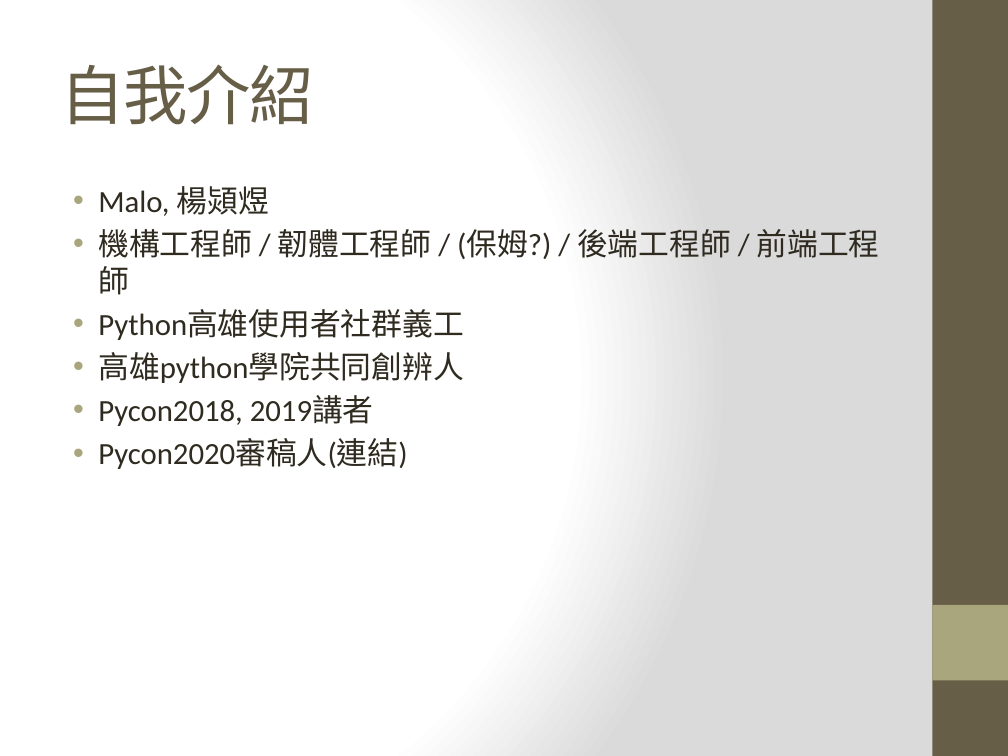
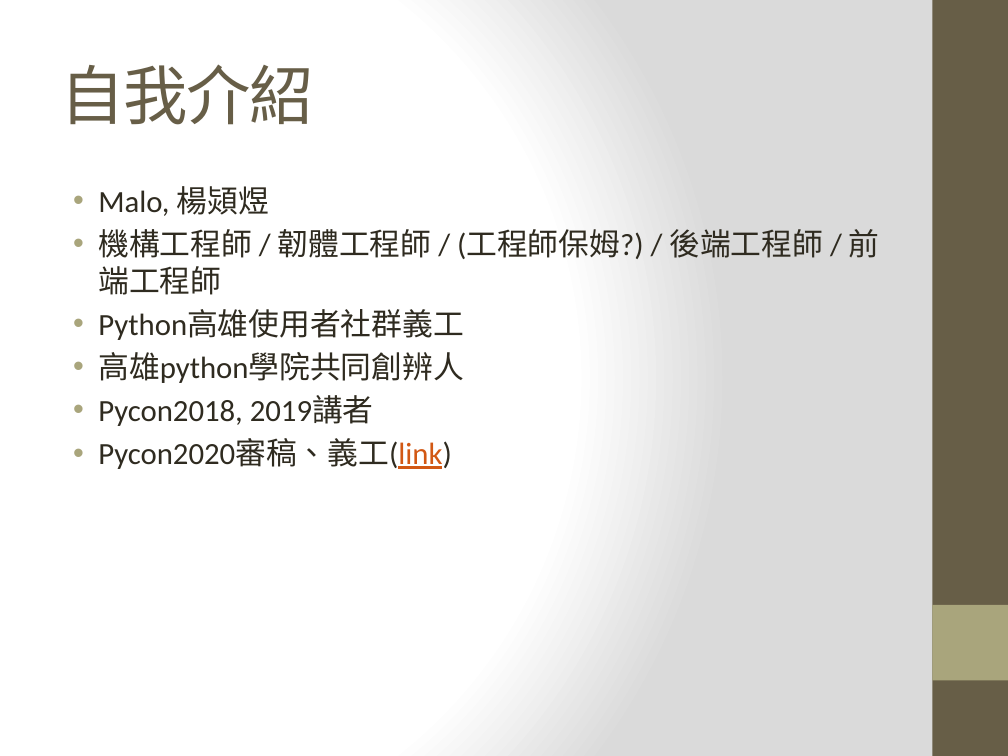
Before and after one commit to maloyang/NKUST_20200423, a slide deck: slide 2 of L1/L1.pptx. Drawn at 1008x756 pixels with LibreOffice and Linux fonts; fonts in the diff are those of the drawing. Boxes give left, top, right and bottom in pixels: in the first picture for what was removed or moved away, otherwise in the second. Text is boxed around its words. In the diff, an @@ line names an element or a change of style, - is before the commit and + after.

```diff
--- a/L1/L1.pptx
+++ b/L1/L1.pptx
@@ text at (x1=98, y1=229, x2=880, y2=295): text changed @@
-• 機構工程師 / 韌體工程師 / (保姆?) / 後端工程師 / 前端工程師
+• 機構工程師 / 韌體工程師 / (工程師保姆?) / 後端工程師 / 前端工程師
@@ text at (x1=98, y1=438, x2=452, y2=469): text changed @@
-• Pycon2020審稿人(連結)
+• Pycon2020審稿、義工(link)
```
Also in this commit, not shown: 1 other file.
